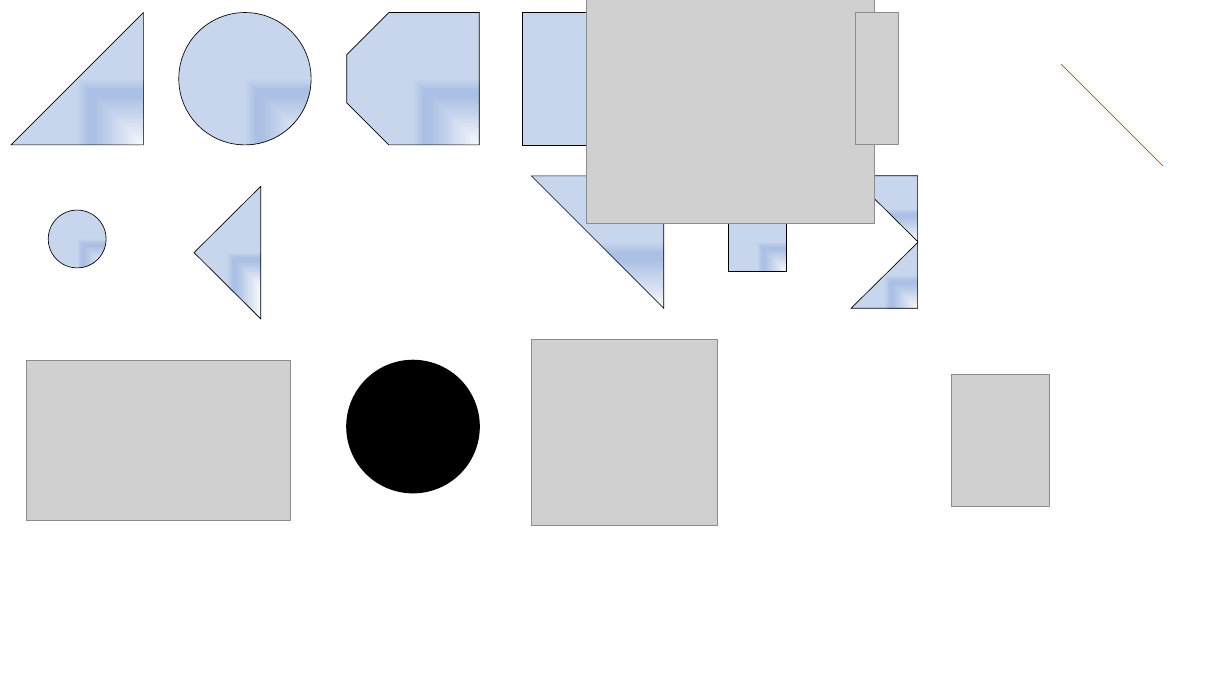
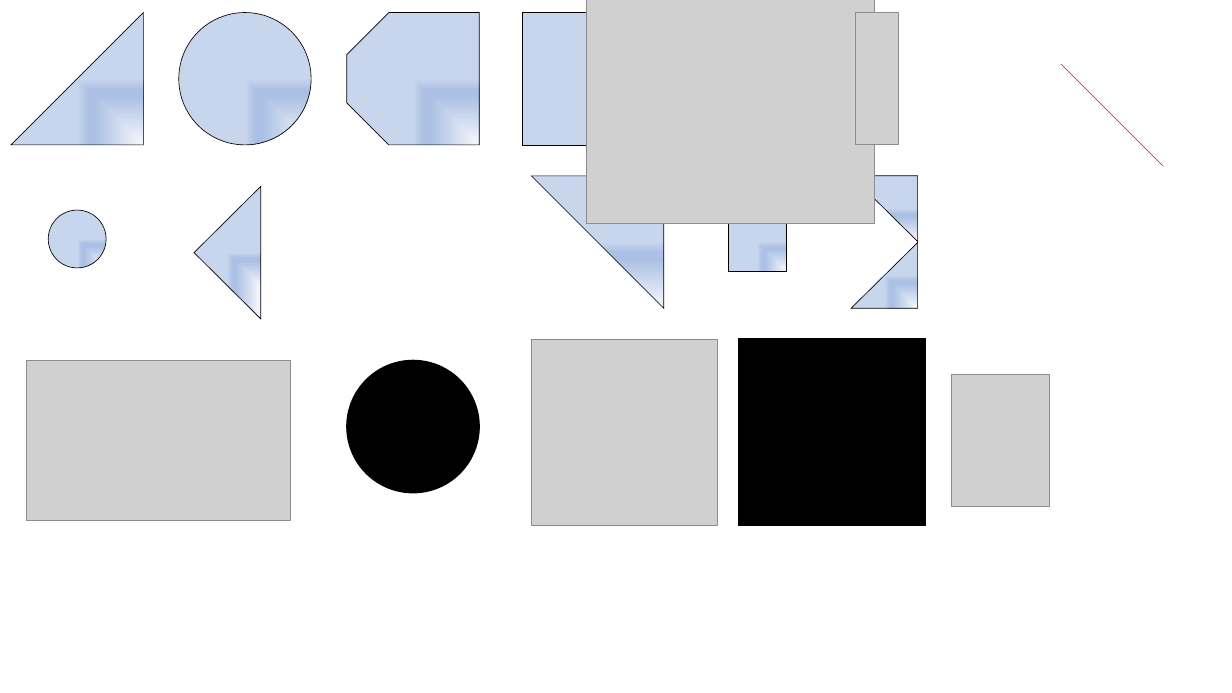
Before and after one commit to raphaeluziel/physics-sims, a slide deck: slide 1 of BlackBox/shapes.pptx. Drawn at 1232x693 pixels with LibreOffice and Linux fonts; fonts in the diff are those of the drawing; grey boxes stand for pictures. Boxes give left, top, right and bottom in pixels: in the first picture for what was removed or moved away, otherwise in the second. Text is boxed around its words. In the diff, an @@ line names an element or a change of style, - is before the commit and + after.

```diff
--- a/BlackBox/shapes.pptx
+++ b/BlackBox/shapes.pptx
@@ rectangle added at (739, 339, 925, 525), fill #000000, outline #000000 1 pt @@
```
Also in this commit, not shown: 1 slide added, 15 other files.
